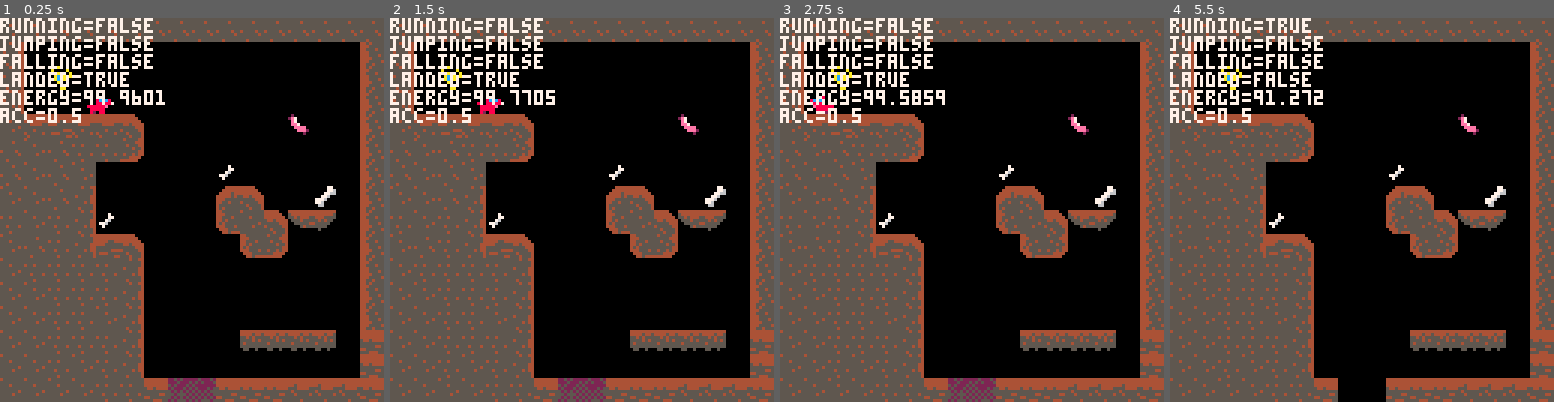
Above: before the commit, frames 1-4 (left to right).
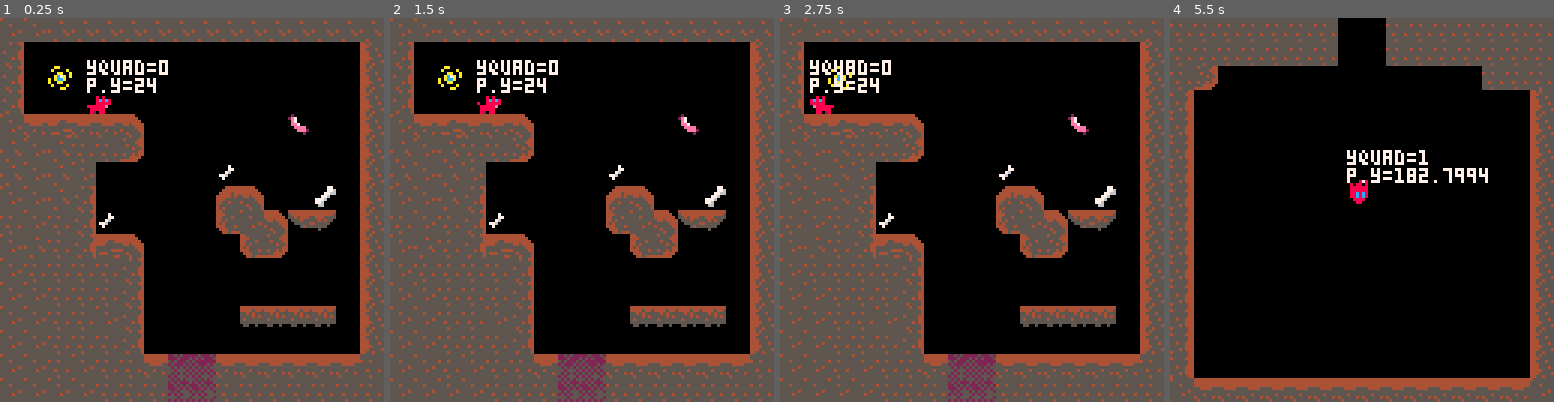
Above: after the commit, the same moments.

Repository: phf5kw/GoodBoy
Game: PICO-8 cartridge game1.p8
The game is run twice, just before and just after one commit, with the same random seed, the same clock (stepped at 60 frames per second) and the same inputs.
Inputs:
- Up to frame 1 (0.25 s): no input
- Up to frame 2 (1.5 s): tap O (Z key) at 0.33, 0.7, 1.43 s
- Up to frame 3 (2.75 s): hold Left 1.97-2.37 s; tap O (Z key) at 2.22 s
- Up to frame 4 (5.5 s): hold Right 2.87-3.53 s; tap O (Z key) at 3.1, 3.98, 4.87 s; hold Up 3.58-4.08 s; hold Right 4.13-4.53 s; hold Left from 5.13 s (still down)

The runs differ from the first frame. In frame 1, 13% of the frame differs, in the area x 0-100%, y 0-100%; in frame 2, 13%; in frame 3, 12%; in frame 4, 40%.

Commit message:
simple camera

Diff:
--- a/game1.p8
+++ b/game1.p8
@@ -41,21 +41,20 @@
 function _update()
 	player_update()
 	player_animate()
-	--simple camera
-	--cam_x=player.x-64+(player.w/2)
-	--camera(cam_x,0)
+	camera_update()
 end
 
 function _draw()
 	cls()
 	map(0,0)
 	spr(player.sp,player.x,player.y,1,1,player.flp)
-	print("running="..tostring(player.running),0,0,7)
-	print("jumping="..tostring(player.jumping),0,6,7)
-	print("falling="..tostring(player.falling),0,12,7)
-	print("landed="..tostring(player.landed),0,18,7)
-	print("energy="..tostring(player.energy),0,24,7)
-	print("acc="..tostring(acc),0,30,7)
+	print_update()
+	--print("running="..tostring(player.running),0,0,7)
+	--print("jumping="..tostring(player.jumping),0,6,7)
+	--print("falling="..tostring(player.falling),0,12,7)
+	--print("landed="..tostring(player.landed),0,18,7)
+	--print("energy="..tostring(player.energy),0,24,7)
+	--print("acc="..tostring(acc),0,30,7)
 
 	--print("energy="..tostring(player.energy),0,24,7)
 	--print("barreling="..tostring(player.barreling),0,30,7)
@@ -148,12 +147,12 @@
 	boost=player.boost
 
 	if player.power then
-		max_dy=9.5
+		max_dy=8.5
 		max_dx=2
 		acc=2
 		boost=4
 	elseif player.barreling then
-		max_dy=8.5
+		max_dy=7
 	end
 
 	--controls
@@ -330,6 +329,23 @@
 		end
 	end
 end
+-->8
+--camera_update
+function camera_update()
+	--simple camera
+	camy=flr(player.y/(128))*128
+	camera(0,camy)
+	--cam_y=player.y-64+(player.h/2)
+	--camera(0,cam_y)
+end
+-->8
+--print statements
+function print_update()
+	print("p.y="..tostring(player.y),player.x,player.y-4,7)
+	yquad=flr(player.y/(128))
+	print("yquad="..tostring(yquad),player.x,player.y-10,7)
+end
+
 __gfx__
 00000000000000000000000000000000000000000000000000080800000000000000000000000000000080800080080000000000000000000000077000000000
 0000000000000000000000000008080000000000000000000008c8c8000808000800000000000000080880800088080000007000000000000000077600000770
@@ -411,8 +427,23 @@
 5052514745430000000062630000005600000000000000000000000000000000000000000000000000000000000000000000000000000000000000000000000000000000000000000000000000000000000000000000000000000000000000000000000000000000000000000000000000000000000000000000000000000000
 5051515151470000000000000000005600000000000000000000000000000000000000000000000000000000000000000000000000000000000000000000000000000000000000000000000000000000000000000000000000000000000000000000000000000000000000000000000000000000000000000000000000000000
 5050515151470000000000000000005600000000000000000000000000000000000000000000000000000000000000000000000000000000000000000000000000000000000000000000000000000000000000000000000000000000000000000000000000000000000000000000000000000000000000000000000000000000
-5050515150470000000000000000005600000000000000000000000000000000000000000000000000000000000000000000000000000000000000000000000000000000000000000000000000000000000000000000000000000000000000000000000000000000000000000000000000000000000000000000000000000000
-5050515151470000000070707070004470700000007070707000700000707070000000000000000000000000000000000000000000000000000000000000000000000000000000000000000000000000000000000000000000000000000000000000000000000000000000000000000000000000000000000000000000000000
-5050515051470000000000000000004400000000000000000000000000000000000000000000000000000000000000000000000000000000000000000000000000000000000000000000000000000000000000000000000000000000000000000000000000000000000000000000000000000000000000000000000000000000
-5050505051514466674444444141414441414141414141414141414141410000000000000000000000000000000000000000000000000000000000000000000000000000000000000000000000000000000000000000000000000000000000000000000000000000000000000000000000000000000000000000000000000000
-0000000000000076770000000000000000000000000000000000000000000000000000000000000000000000000000000000000000000000000000000000000000000000000000000000000000000000000000000000000000000000000000000000000000000000000000000000000000000000000000000000000000000000
+5050515150470000000070707070005600000000000000000000000000000000000000000000000000000000000000000000000000000000000000000000000000000000000000000000000000000000000000000000000000000000000000000000000000000000000000000000000000000000000000000000000000000000
+5050515151470000000058585858585651700000007070707000700000707070000000000000000000000000000000000000000000000000000000000000000000000000000000000000000000000000000000000000000000000000000000000000000000000000000000000000000000000000000000000000000000000000
+5050515051514066674040404040405151000000000000000000000000000000000000000000000000000000000000000000000000000000000000000000000000000000000000000000000000000000000000000000000000000000000000000000000000000000000000000000000000000000000000000000000000000000
+5050505051515177775151515151515151414141414141414141414141410000000000000000000000000000000000000000000000000000000000000000000000000000000000000000000000000000000000000000000000000000000000000000000000000000000000000000000000000000000000000000000000000000
+5151515151515176775151515151515100000000000000000000000000000000000000000000000000000000000000000000000000000000000000000000000000000000000000000000000000000000000000000000000000000000000000000000000000000000000000000000000000000000000000000000000000000000
+5151515151515177775151515151515100000000000000000000000000000000000000000000000000000000000000000000000000000000000000000000000000000000000000000000000000000000000000000000000000000000000000000000000000000000000000000000000000000000000000000000000000000000
+5163000000000000000000000051515100000000000000000000000000000000000000000000000000000000000000000000000000000000000000000000000000000000000000000000000000000000000000000000000000000000000000000000000000000000000000000000000000000000000000000000000000000000
+5700000000000000000000000000005600000000000000000000000000000000000000000000000000000000000000000000000000000000000000000000000000000000000000000000000000000000000000000000000000000000000000000000000000000000000000000000000000000000000000000000000000000000
+5700000000000000000000000000005600000000000000000000000000000000000000000000000000000000000000000000000000000000000000000000000000000000000000000000000000000000000000000000000000000000000000000000000000000000000000000000000000000000000000000000000000000000
+5700000000000000000000000000005600000000000000000000000000000000000000000000000000000000000000000000000000000000000000000000000000000000000000000000000000000000000000000000000000000000000000000000000000000000000000000000000000000000000000000000000000000000
+5700000000000000000000000000005600000000000000000000000000000000000000000000000000000000000000000000000000000000000000000000000000000000000000000000000000000000000000000000000000000000000000000000000000000000000000000000000000000000000000000000000000000000
+5700000000000000000000000000005600000000000000000000000000000000000000000000000000000000000000000000000000000000000000000000000000000000000000000000000000000000000000000000000000000000000000000000000000000000000000000000000000000000000000000000000000000000
+5700000000000000000000000000005600000000000000000000000000000000000000000000000000000000000000000000000000000000000000000000000000000000000000000000000000000000000000000000000000000000000000000000000000000000000000000000000000000000000000000000000000000000
+5700000000000000000000000000005600000000000000000000000000000000000000000000000000000000000000000000000000000000000000000000000000000000000000000000000000000000000000000000000000000000000000000000000000000000000000000000000000000000000000000000000000000000
+5700000000000000000000000000005600000000000000000000000000000000000000000000000000000000000000000000000000000000000000000000000000000000000000000000000000000000000000000000000000000000000000000000000000000000000000000000000000000000000000000000000000000000
+5700000000000000000000000000005600000000000000000000000000000000000000000000000000000000000000000000000000000000000000000000000000000000000000000000000000000000000000000000000000000000000000000000000000000000000000000000000000000000000000000000000000000000
+5700000000000000000000000000005600000000000000000000000000000000000000000000000000000000000000000000000000000000000000000000000000000000000000000000000000000000000000000000000000000000000000000000000000000000000000000000000000000000000000000000000000000000
+5700000000000000000000000000005600000000000000000000000000000000000000000000000000000000000000000000000000000000000000000000000000000000000000000000000000000000000000000000000000000000000000000000000000000000000000000000000000000000000000000000000000000000
+5700000000000000000000000000005600000000000000000000000000000000000000000000000000000000000000000000000000000000000000000000000000000000000000000000000000000000000000000000000000000000000000000000000000000000000000000000000000000000000000000000000000000000
+5040404040404040404040404040405000000000000000000000000000000000000000000000000000000000000000000000000000000000000000000000000000000000000000000000000000000000000000000000000000000000000000000000000000000000000000000000000000000000000000000000000000000000
